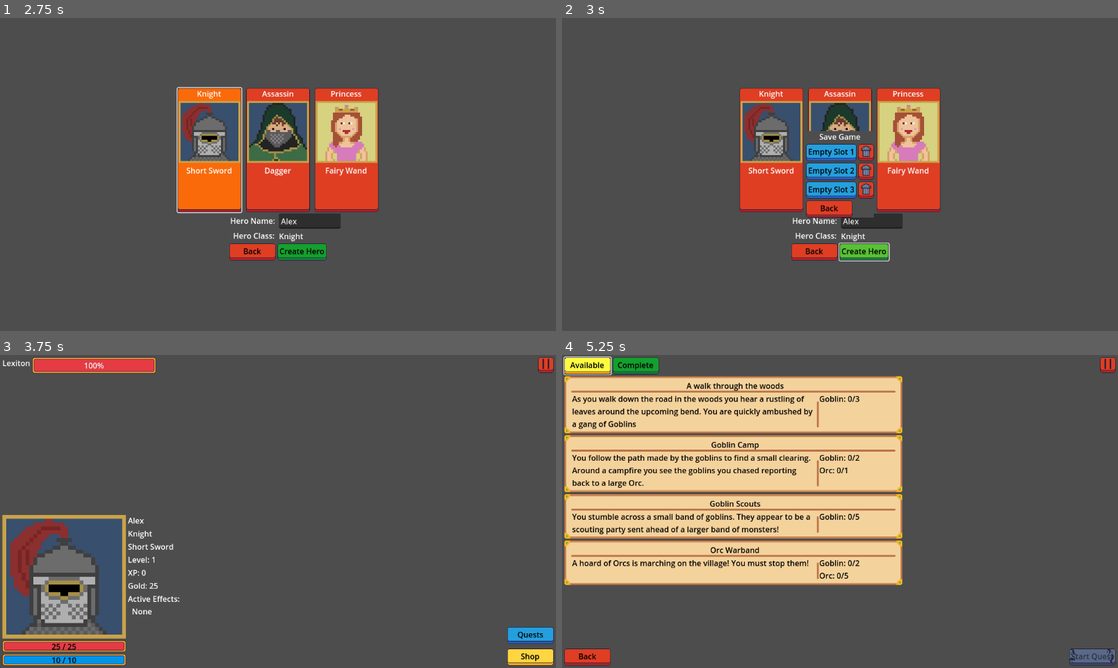
Above: before the commit, frames 1-4 (two rows, left to right).
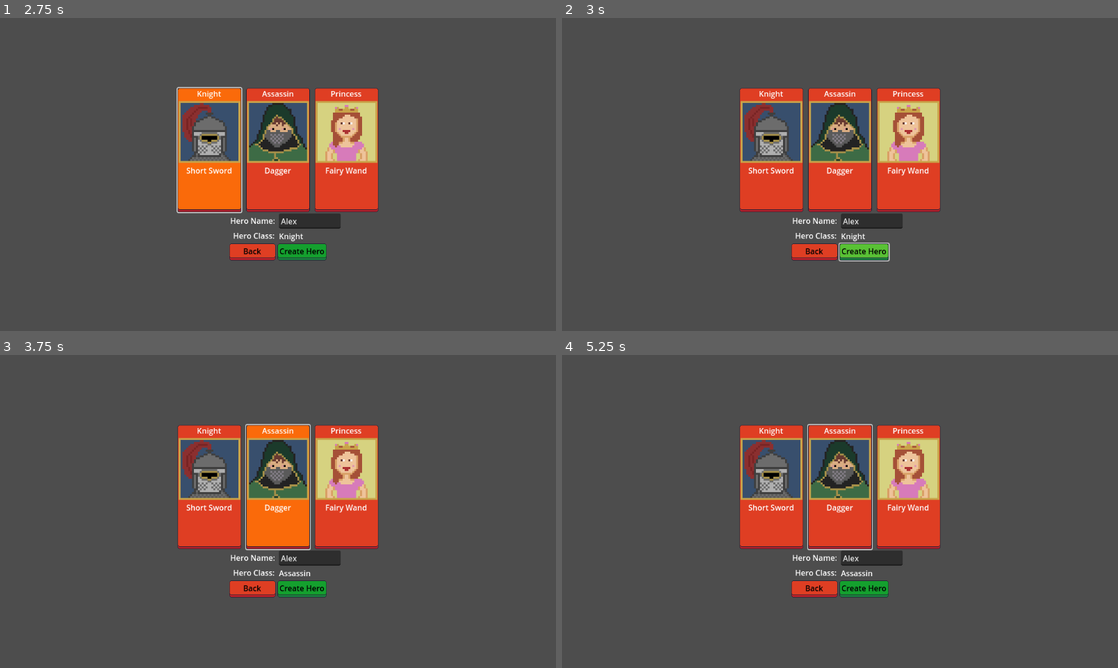
Above: after the commit, the same moments.

Repository: navtges3/PixelValley
Game: Godot game, scene res://scenes/ui/screens/main_menu_screen.tscn
The game is run twice, just before and just after one commit, with the same random seed, the same clock (stepped at 60 frames per second) and the same inputs.
Inputs (mouse positions are in pixels of both pictures, inside the frame that each line leads up to):
- Up to frame 1 (2.75 s): click "New Game" at 0.5 s; click (311, 221) at 1.27 s; type "Alex" at 1.35 s; click (211, 149) at 2.02 s
- Up to frame 2 (3 s): click "Create Hero" at 2.75 s
- Up to frame 3 (3.75 s): click (266, 489) at 3.5 s, where only the run before the commit has a clickable "Empty Slot 1"
- Up to frame 4 (5.25 s): click (1090, 636) at 4.25 s, where only the run before the commit has a clickable "Quests"; click (589, 364) at 5 s, where only the run before the commit has a clickable "Available"

Frame 1 is identical in both runs. In frame 2, 2.9% of the frame differs, in the area x 43-57%, y 36-64%; in frame 3, 27%; in frame 4, 45%, in the area x 0-100%, y 0-100%.
Error after the commit: Parse Error: Cannot find member "BUFF_BLOCK" in base "Effect.EffectType". (res://scripts/characters/hero_instance.gd:107)

Commit message:
Enhance combatant and hero classes with effect processing and attack mechanics; update effect types and tooltip displays

Diff:
--- a/scripts/characters/combatant.gd
+++ b/scripts/characters/combatant.gd
@@ -4,3 +4,77 @@
 @export var name: String
 @export var portrait: Texture2D
 @export var stat_block: StatBlock
+@export var active_effects: Array[Effect] = []
+@export var current_hp: int = 0
+@export var current_nrg: int = 0
+@export var attack_modifier: int = 0
+@export var magic_modifier: int = 0
+@export var defense_modifier: int = 0
+@export var resistance_modifier: int = 0
+
+func apply_effect(effect: Effect) -> void:
+	if effect.duration <= 0:
+		return
+	active_effects.append(effect)
+
+func process_active_effects() -> void:
+	self.attack_modifier = 0
+	self.magic_modifier = 0
+	self.defense_modifier = 0
+	self.resistance_modifier = 0
+	for i in range(active_effects.size() -1, -1, -1):
+		var effect = active_effects[i]
+		match effect.type:
+			Effect.EffectType.HEAL:
+				print("Healing effect applied.")
+				self.stat_block.current_hp = min(self.stat_block.current_hp + effect.strength, self.stat_block.max_hp)
+			Effect.EffectType.ENERGY:
+				print("Energy effect applied.")
+				self.stat_block.current_nrg = min(self.stat_block.current_nrg + effect.strength, self.stat_block.max_nrg)
+			Effect.EffectType.BUFF_ATTACK:
+				print("Attack buff applied.")
+				self.attack_modifier += effect.strength
+			Effect.EffectType.BUFF_MAGIC:
+				print("Magic buff applied.")
+				self.magic_modifier += effect.strength
+			Effect.EffectType.BUFF_DEFENSE:
+				print("Defense buff applied.")
+				self.defense_modifier += effect.strength
+			Effect.EffectType.BUFF_RESISTANCE:
+				print("Resistance buff applied.")
+				self.resistance_modifier += effect.strength
+		effect.duration -= 1
+		if effect.duration <= 0:
+			active_effects.remove_at(i)
+			print("Effect '%s' has expired." % effect.type_to_string())
+
+func is_alive() -> bool:
+	return self.current_hp > 0
+
+func rest() -> void:
+	self.heal(int(self.stat_block.max_hp * 0.5))
+	self.recover_energy(self.stat_block.max_nrg)
+
+func take_damage(amount: int, type: AttackAbility.AttackType) -> void:
+	var damage = amount
+	match type:
+		AttackAbility.AttackType.PHYSICAL:
+			var modifier = self.stat_block.defense + self.defense_modifier
+			damage = max(damage - modifier, 0)
+		AttackAbility.AttackType.MAGICAL:
+			var modifier = self.stat_block.resistance + self.resistance_modifier
+			damage = max(damage - modifier, 0)
+	self.current_hp = max(self.current_hp - damage, 0)
+
+func heal(amount: int) -> void:
+	self.current_hp = min(self.current_hp + amount, self.stat_block.max_hp)
+
+func use_energy(amount: int) -> bool:
+	if self.current_nrg >= amount:
+		self.current_nrg -= amount
+		return true
+	else:
+		return false
+
+func recover_energy(amount: int) -> void:
+	self.current_nrg = min(self.current_nrg + amount, self.stat_block.max_nrg)
--- a/scripts/characters/hero.gd
+++ b/scripts/characters/hero.gd
@@ -2,4 +2,6 @@
 class_name Hero
 
 @export var hero_class: String
+@export var level := 1
+@export var experience := 0
 @export var inventory: Inventory
--- a/scripts/characters/stat_block.gd
+++ b/scripts/characters/stat_block.gd
@@ -1,13 +1,8 @@
 extends Resource
 class_name StatBlock
 
-@export var level := 1
-@export var experience := 0
-
 @export var max_hp := 0
-@export var current_hp := 0
 @export var max_nrg := 0
-@export var current_nrg := 0
 
 @export var attack := 0		# modifies physical attacks
 @export var magic := 0		# modifies magical attacks
--- a/scripts/data/attack_ability.gd
+++ b/scripts/data/attack_ability.gd
@@ -1,24 +1,39 @@
 extends Ability
 class_name AttackAbility
 
-@export var accuracy: float
+enum AttackType { PHYSICAL, MAGICAL }
+
 @export var damage: int
+@export var attack_type: AttackType
+
+func attack_type_to_string() -> String:
+	match attack_type:
+		AttackType.PHYSICAL:
+			return "Physical"
+		AttackType.MAGICAL:
+			return "Magical"
+	return "Unknown"
 
 func apply_attack(caster: Combatant, target: Combatant) -> void:
 	if not use(caster):
 		print("%s is still on cooldown." % self.name)
 		return
 
-	if randf() > self.accuracy:
-		print("%s missed the attack on %s." % [self.name, target.name])
+	var damage_dealt = self.damage
+	if self.attack_type == AttackType.PHYSICAL:
+		var modifier = caster.attack_modifier + caster.stat_block.attack
+		damage_dealt += modifier
+	elif self.attack_type == AttackType.MAGICAL:
+		var modifier = caster.magic_modifier + caster.stat_block.magic
+		damage_dealt += modifier
+	else:
+		print("Unknown attack type for %s." % self.name)
 		return
-
-	var damage_dealt = self.damage + caster.attack - target.defense
 	if damage_dealt < 0:
 		damage_dealt = 0
 		print("%s was blocked!" % self.name)
-	target.current_hp -= damage_dealt
+	target.take_damage(damage_dealt, self.attack_type)
 	return
 
 func get_tooltip() -> String:
-	return "Damage: %d\nAccuracy: %d%%\nEnergy Cost: %d\nCooldown: %d" % [self.damage, int(self.accuracy * 100), self.energy_cost, self.cooldown]
+	return "Damage: %d\nType: %s\nEnergy Cost: %d\nCooldown: %d" % [self.damage, attack_type_to_string(), self.energy_cost, self.cooldown]
--- a/scripts/data/effect.gd
+++ b/scripts/data/effect.gd
@@ -1,7 +1,7 @@
 extends Resource
 class_name Effect
 
-enum EffectType { HEAL, ENERGY, BUFF_ATTACK, BUFF_BLOCK, BUFF_DODGE}
+enum EffectType { HEAL, ENERGY, BUFF_ATTACK, BUFF_MAGIC, BUFF_DEFENSE, BUFF_RESISTANCE}
 
 @export var type: EffectType
 @export var strength: int = 0
@@ -15,10 +15,12 @@
 			return "Recover Energy"
 		Effect.EffectType.BUFF_ATTACK:
 			return "Buff Attack"
-		Effect.EffectType.BUFF_BLOCK:
-			return "Buff Block"
-		Effect.EffectType.BUFF_DODGE:
-			return "Buff Dodge"
+		Effect.EffectType.BUFF_MAGIC:
+			return "Buff Magic"
+		Effect.EffectType.BUFF_DEFENSE:
+			return "Buff Defense"
+		Effect.EffectType.BUFF_RESISTANCE:
+			return "Buff Resistance"
 	return "Unknown"
 
 func get_tooltip() -> String:
@@ -35,8 +37,10 @@
 			return preload("res://assets/button_themes/large/large_yellow_button.tres")
 		Effect.EffectType.BUFF_ATTACK:
 			return preload("res://assets/button_themes/large/large_red_button.tres")
-		Effect.EffectType.BUFF_BLOCK:
+		Effect.EffectType.BUFF_MAGIC:
+			return preload("res://assets/button_themes/large/large_red_button.tres")
+		Effect.EffectType.BUFF_DEFENSE:
 			return preload("res://assets/button_themes/large/large_blue_button.tres")
-		Effect.EffectType.BUFF_DODGE:
+		Effect.EffectType.BUFF_RESISTANCE:
 			return preload("res://assets/button_themes/large/large_blue_button.tres")
 	return preload("res://assets/button_themes/large/large_gray_button.tres")
